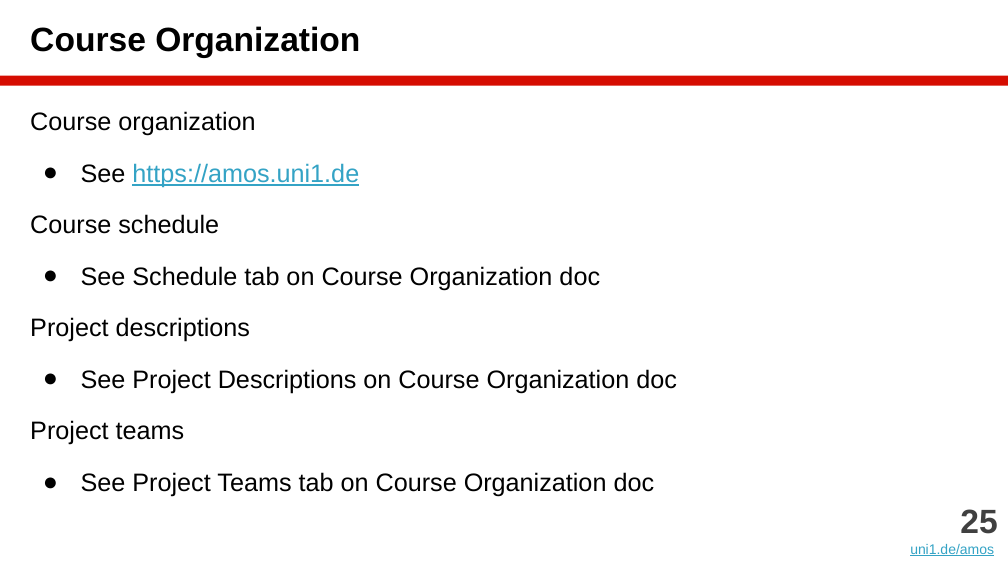
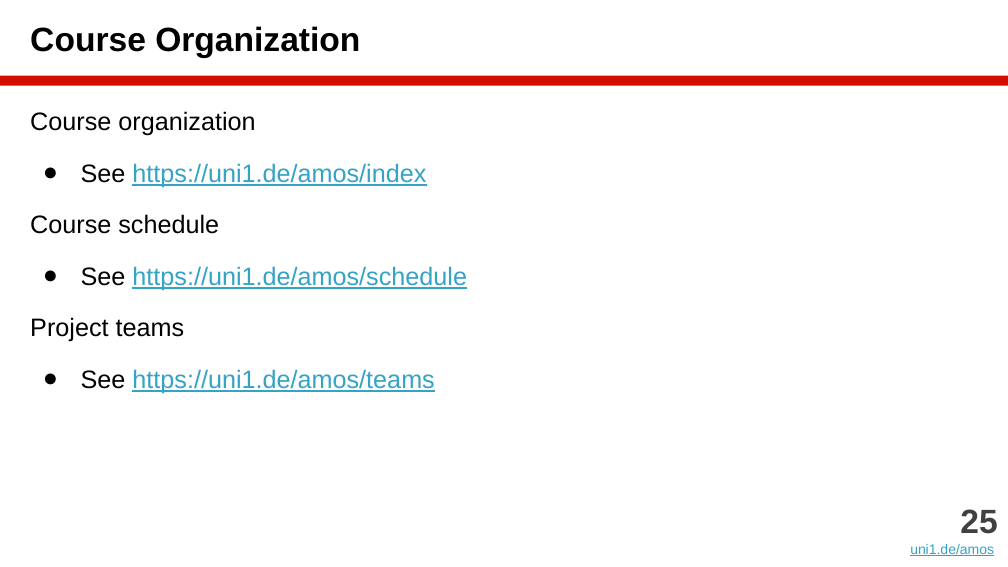
Before and after one commit to dirkriehle/amos-course, a slide deck: slide 25 of Lecture slides/AMOS A01 - Introduction.pptx. Drawn at 1008x567 pixels with LibreOffice and Linux fonts; fonts in the diff are those of the drawing. Boxes give left, top, right and bottom in pixels: in the first picture for what was removed or moved away, otherwise in the second. Text is boxed around its words. In the diff, an @@ line names an element or a change of style, - is before the commit and + after.

```diff
--- a/Lecture slides/AMOS A01 - Introduction.pptx
+++ b/Lecture slides/AMOS A01 - Introduction.pptx
@@ text at <box>81,163,426,187</box>: text changed @@
-● See https://amos.uni1.de
+● See https://uni1.de/amos/index
@@ text at <box>81,266,467,290</box>: text changed; text colour #000000 to #34A3C5 @@
-● See Schedule tab on Course Organization doc
-Project descriptions
-● See Project Descriptions on Course Organization doc
+● See https://uni1.de/amos/schedule
@@ text at <box>81,369,434,393</box>: text changed; text colour #000000 to #34A3C5 @@
-● See Project Teams tab on Course Organization doc
+● See https://uni1.de/amos/teams
```
Also in this commit, not shown: 9 other slides changed, 15 other files.
